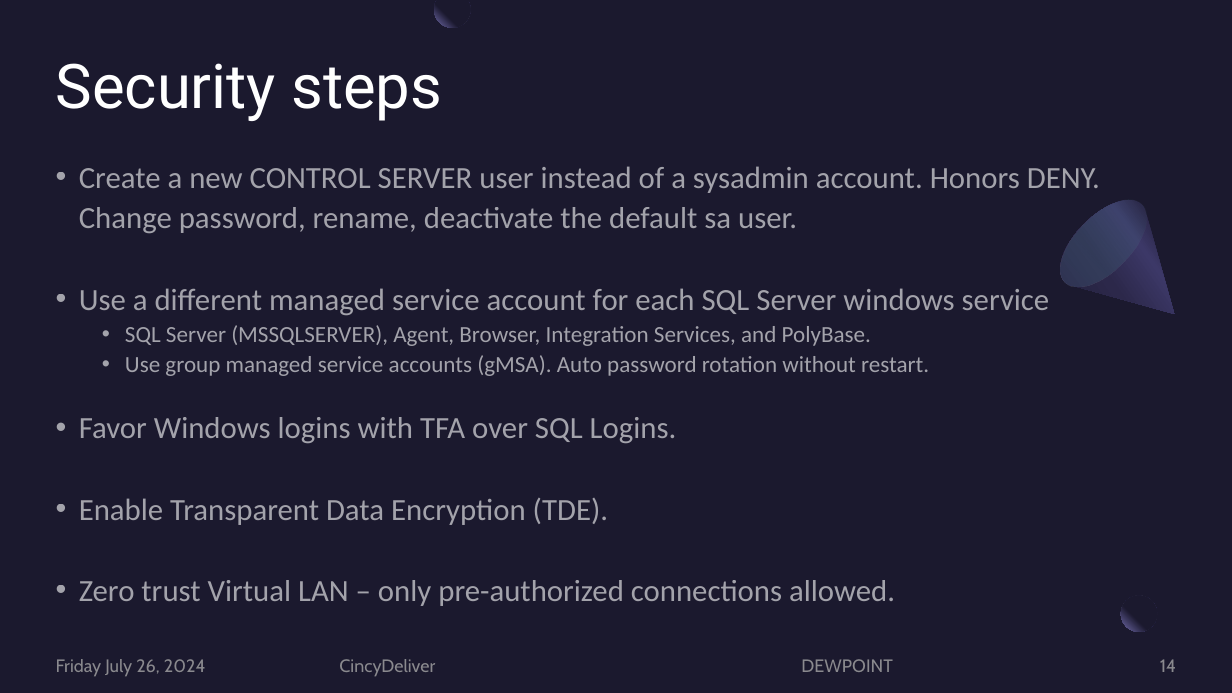
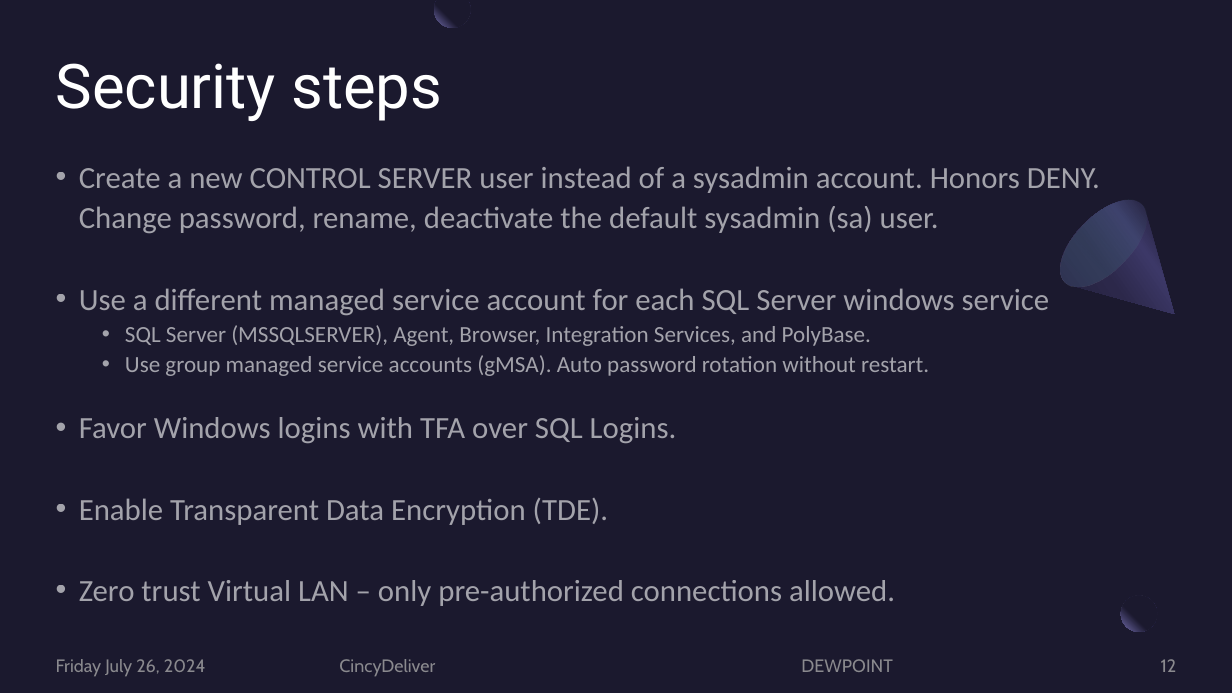
Before and after one commit to JoeKunk/SQL-Server-Security, a slide deck: slide 12 of 2024-07-26 CincyDeliver/2024-07 SQL Server SecurityTech CincyDeliver Version.pptx (slide 14 before the commit). Drawn at 1232x693 pixels with LibreOffice and Linux fonts; fonts in the diff are those of the drawing. Boxes give left, top, right and bottom in pixels: in the first picture for what was removed or moved away, otherwise in the second. Text is boxed around its words. In the diff, an @@ line names an element or a change of style, - is before the commit and + after.

```diff
--- a/2024-07-26 CincyDeliver/2024-07 SQL Server SecurityTech CincyDeliver Version.pptx
+++ b/2024-07-26 CincyDeliver/2024-07 SQL Server SecurityTech CincyDeliver Version.pptx
@@ text at [79,166,1100,233]: text changed @@
-• Create a new CONTROL SERVER user instead of a sysadmin account. Honors DENY.
-  Change password, rename, deactivate the default sa user.
+• Create a new CONTROL SERVER user instead of a sysadmin account. Honors DENY.
+  Change password, rename, deactivate the default sysadmin (sa) user.
@@ page number at [1161,659,1177,672]: text changed @@
-14
+12
```
Also in this commit, not shown: 5 other slides changed, 2 slides removed, 5 other files.
